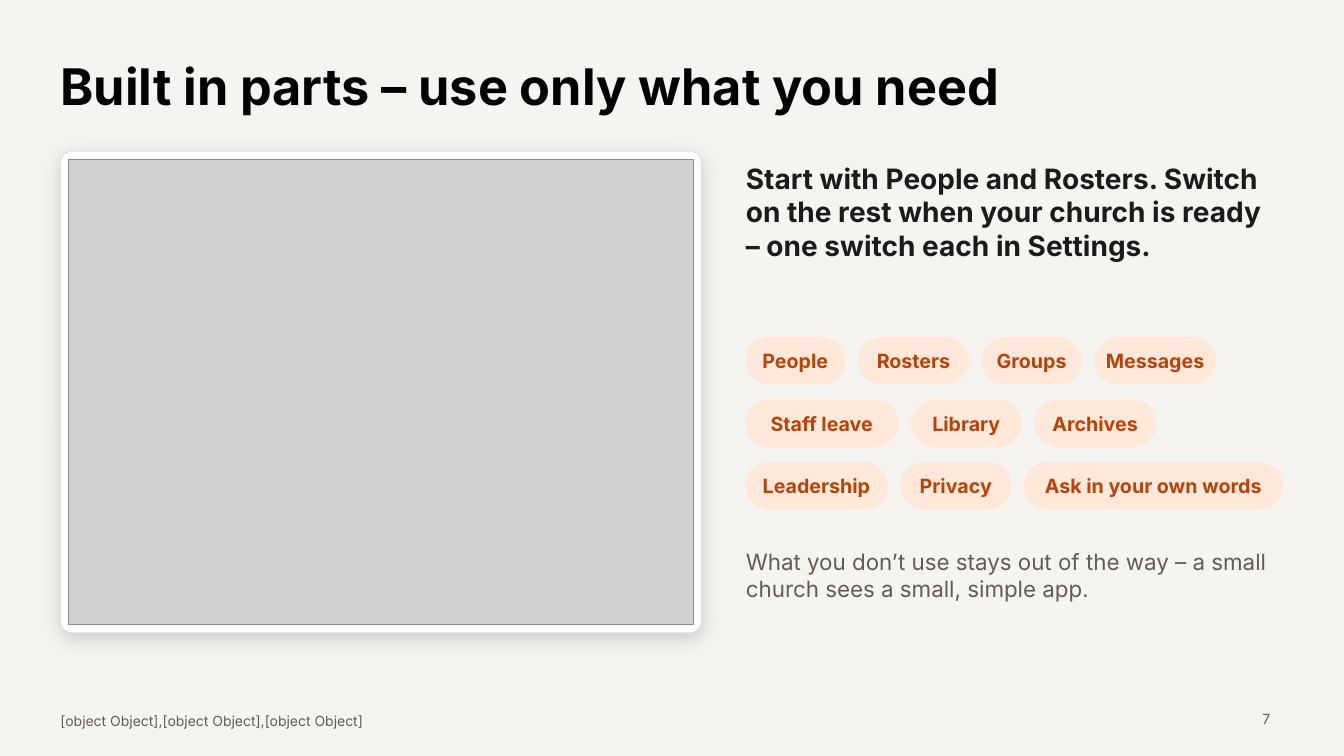
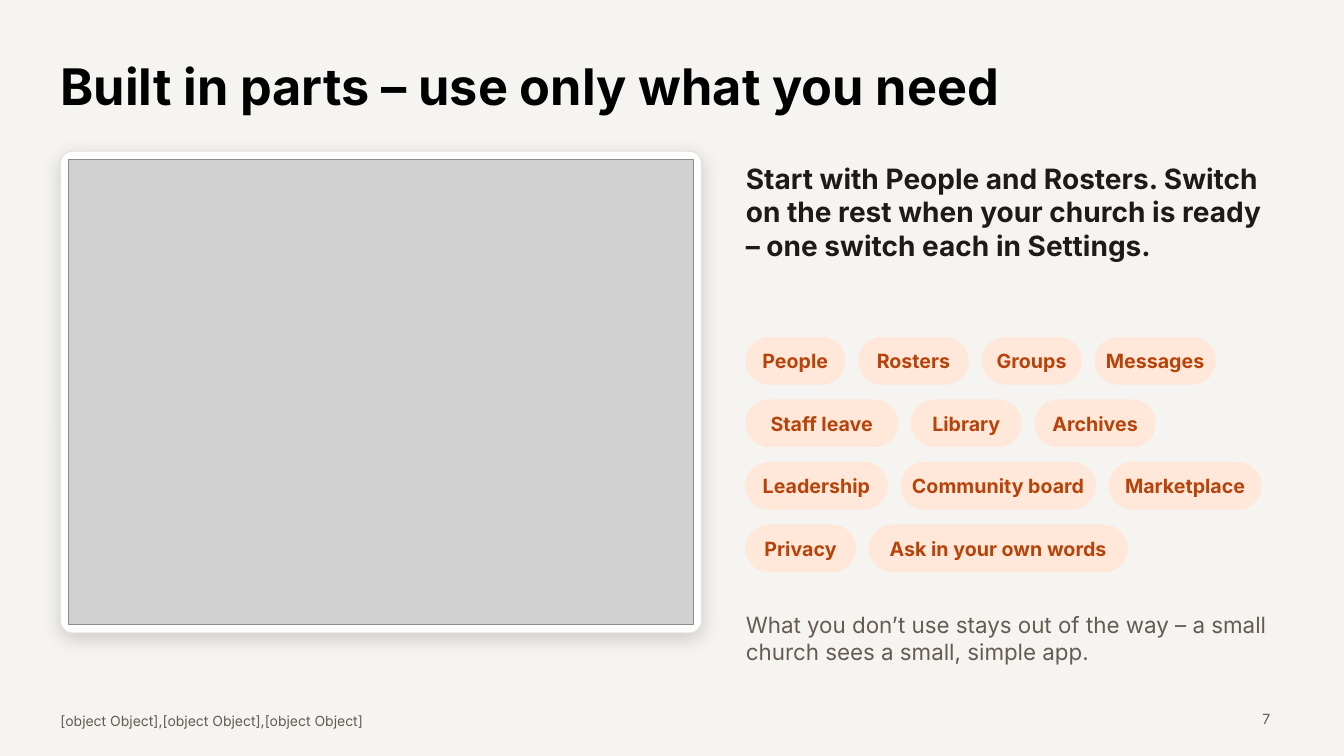
Before and after one commit to pian1966/church-hub, a slide deck: slide 7 of docs/presentation/church-and-trellis-presentation.pptx. Drawn at 1344x756 pixels with LibreOffice and Linux fonts; fonts in the diff are those of the drawing; grey boxes stand for pictures. Boxes give left, top, right and bottom in pixels: in the first picture for what was removed or moved away, otherwise in the second. Text is boxed around its words. In the diff, an @@ line names an element or a change of style, - is before the commit and + after.

```diff
--- a/docs/presentation/church-and-trellis-presentation.pptx
+++ b/docs/presentation/church-and-trellis-presentation.pptx
@@ rounded rectangle: place and size @@
-rounded rectangle at bbox=[901, 463, 1010, 509]
+rounded rectangle at bbox=[901, 463, 1096, 509]
@@ text added at bbox=[912, 478, 1084, 497], 14 pt, text #B8430A, bold @@
+Community board
@@ rounded rectangle: place and size @@
-rounded rectangle at bbox=[1024, 463, 1282, 509]
+rounded rectangle at bbox=[1110, 463, 1261, 509]
@@ text added at bbox=[1125, 478, 1245, 497], 14 pt, text #B8430A, bold @@
+Marketplace
@@ text "Privacy": place and size @@
-text "Privacy" at bbox=[920, 478, 992, 497]
+text "Privacy" at bbox=[764, 541, 836, 560]
@@ rounded rectangle added at bbox=[746, 525, 855, 572], fill #FFE8D9, outline #FFE8D9 1 pt @@
@@ text "Ask in your own words": place and size @@
-text "Ask in your own words" at bbox=[1045, 478, 1261, 497]
+text "Ask in your own words" at bbox=[890, 541, 1106, 560]
@@ rounded rectangle added at bbox=[869, 525, 1127, 572], fill #FFE8D9, outline #FFE8D9 1 pt @@
@@ text "What you don’t use stays ...": place and size @@
-text "What you don’t use stays ..." at bbox=[746, 553, 1266, 602]
+text "What you don’t use stays ..." at bbox=[746, 616, 1266, 665]
```
Also in this commit, not shown: 1 other slide changed, 36 other files.
